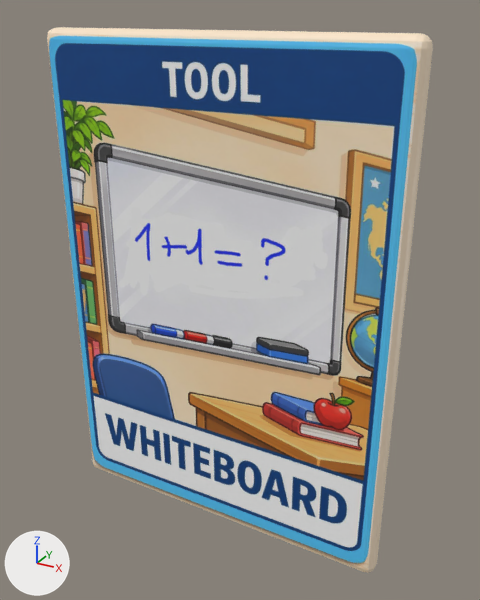
What one commit did to the FBX model Assets/CardS/Tool for Teacher/Tool for Teacher.fbx.
Before and after are seen from a 50 mm camera at (0.253, -0.424, 0.224) aimed at (0.014, 0.011, 0.006). The lights are fixed; the arrows at lower left show +X, +Y and +Z. The picture after the commit comes second.
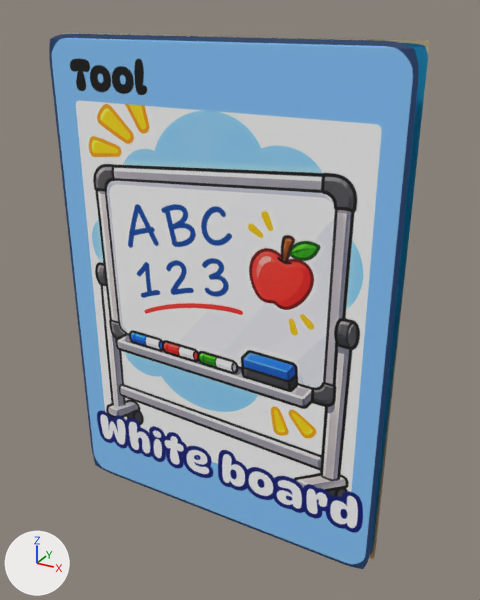
The change in detail:
Picture 'whiteboard_tool_card.png' (img_whiteboard_tool_card_png) is new.
Material 'Material' (mat_material) changes its picture from img_whiteboard_tool_card_jpg to img_whiteboard_tool_card_png.

Where the change shows, as pixel boxes [x1, y1, x2, y2] in the pictures (480 x 600 px):
'Cube', surface changed: [49, 33, 429, 569] in both
